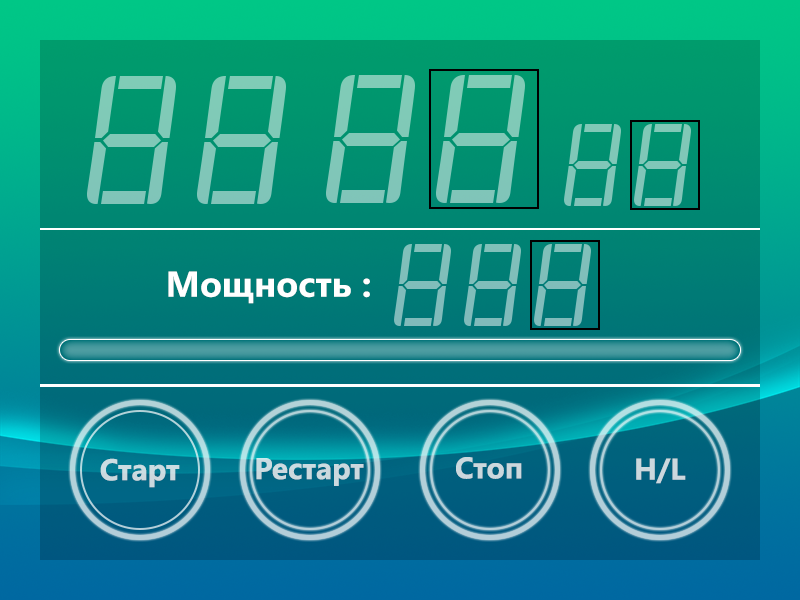
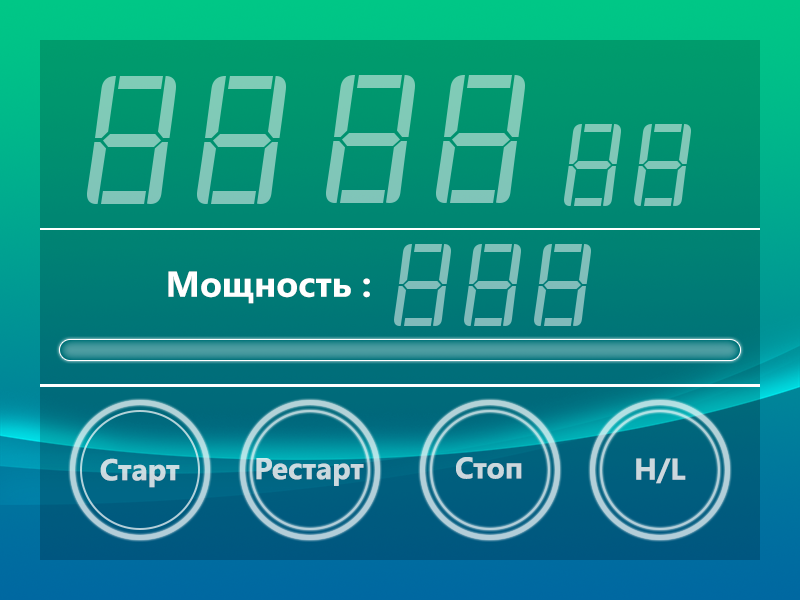
Layers edited between the first and the second 800 x 600 image:
hid group "Check" (3 layers), moved it above "Setup" over [429,69,600,330]
hid "Borders" (5th of 22, in "Timer Panel" › "Segments9") over [530,240,600,330]
hid "Borders" (11th of 22, in "Timer Panel" › "Segments6") over [630,120,700,210]
hid "Borders" (15th of 22, in "Timer Panel" › "Segments 4") over [429,69,539,209]
